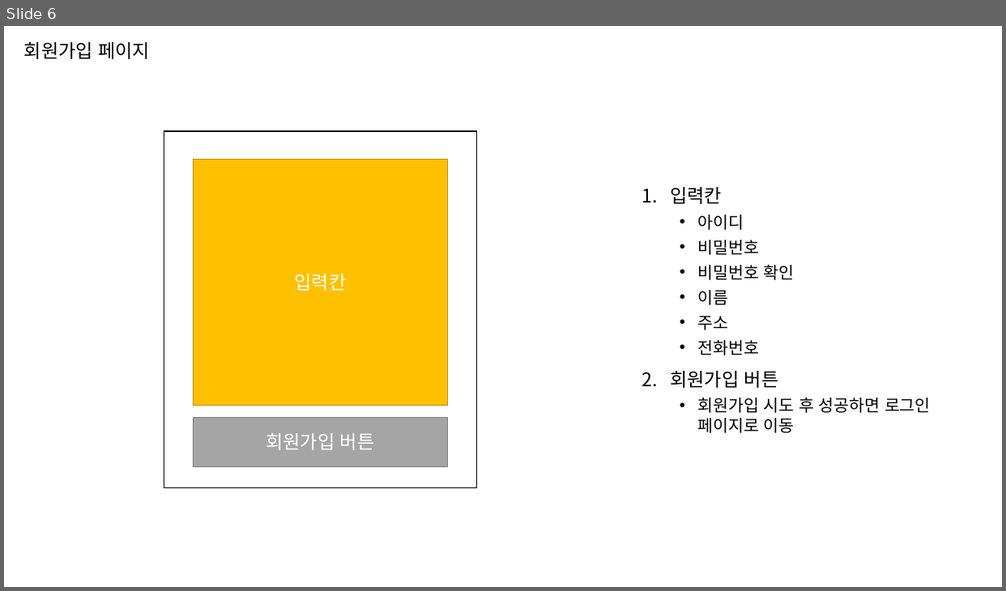
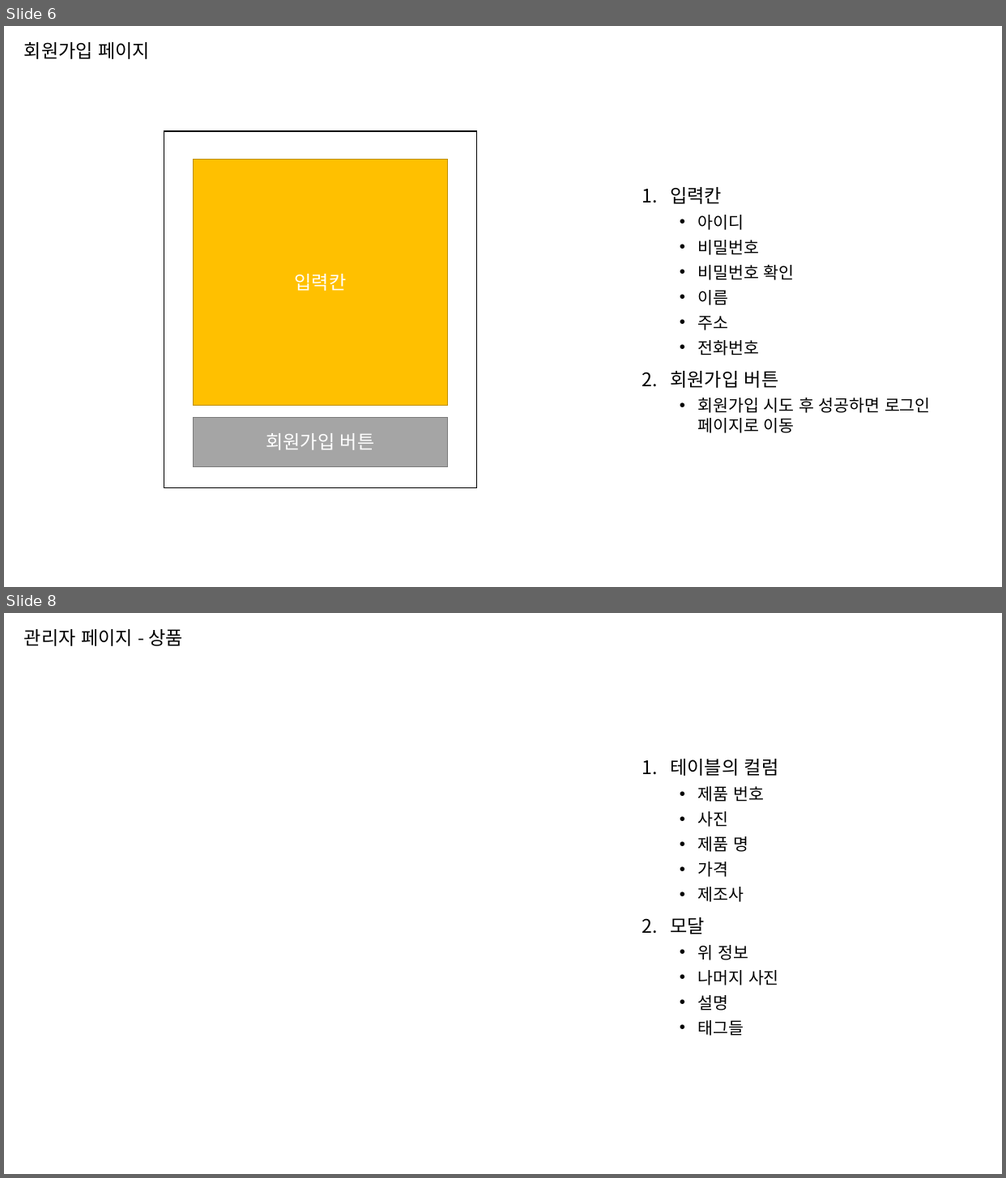
Before and after one commit to jihunz/HiSnack, a slide deck: document/ppt/Hi Snack! 페이지 별 구성 요소.pptx. Shown one above the other, each under a label of ours: slide 6 before the commit, slides 6 and 8 after it; the slides between them are not shown. The pictures are 1006x591 and 1006x1178 pixels, drawn with LibreOffice and Linux fonts; fonts in the diff are those of the drawing. Boxes give left, top, right and bottom in pixels: in the first picture for what was removed or moved away, otherwise in the second. Text is boxed around its words. In the diff, an @@ line names an element or a change of style, - is before the commit and + after.

Commit message:
docs: 페이지별 구성 요소.ppt 수정

```diff
--- a/document/ppt/Hi Snack! 페이지 별 구성 요소.pptx
+++ b/document/ppt/Hi Snack! 페이지 별 구성 요소.pptx
@@ slide 8 added at (x1=4, y1=613, x2=1002, y2=1174), background #FFFFFF @@
@@ title added at (x1=24, y1=629, x2=184, y2=646), 18 pt, text #000000 @@
+관리자 페이지 - 상품
@@ text added at (x1=670, y1=759, x2=779, y2=1036), 16 pt, text #000000 @@
+1. 테이블의 컬럼
+  • 제품 번호
+  • 사진
+  • 제품 명
+  • 가격
+  • 제조사
+2. 모달
+  • 위 정보
+  • 나머지 사진
+  • 설명
+  • 태그들
```
Also in this commit, not shown: 1 slide changed, 10 other slides added, 2 other files.
